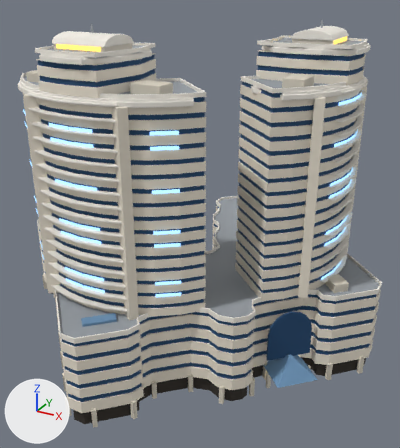
The Blender file artifacts/towers-at-rincon/towers-at-rincon.blend as it was, and as the next commit left it.
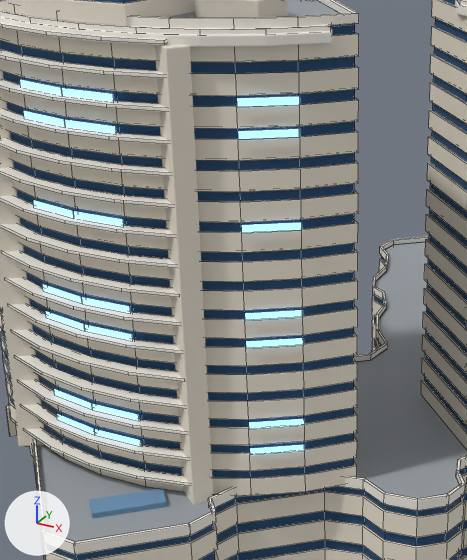
The first picture shows the older version from a 50 mm lens placed at (73.8, -129.9, 97.4), pointed at (4.0, -3.1, 34.0). The close-ups show the older and then the newer version on the part from 10% to 64% of the width and 19% to 77% of the height of that picture. Only the edits that show in the close-ups are written down. Arrows for +X, +Y and +Z are at lower left; the lights stay in place. The close-ups show mesh edges as thin lines.

The older version as bpy lines, for what is in view:
```python
ob_west_glass_13 = bpy.data.objects.new('west_glass_13', me_west_glass_13)
ob_west_glass_13.location = (0.0, 0.0, 0.0)
ob_west_glow_lit_1_0 = bpy.data.objects.new('west_glow_lit_1_0', me_west_glow_lit_1_0)
ob_west_glow_lit_1_0.location = (0.0, 0.0, 0.0)
ob_west_glow_lit_1_1 = bpy.data.objects.new('west_glow_lit_1_1', me_west_glow_lit_1_1)
ob_west_glow_lit_1_1.location = (0.0, 0.0, 0.0)
ob_west_glow_lit_2_0 = bpy.data.objects.new('west_glow_lit_2_0', me_west_glow_lit_2_0)
ob_west_glow_lit_2_0.location = (0.0, 0.0, 0.0)
ob_west_glow_lit_2_1 = bpy.data.objects.new('west_glow_lit_2_1', me_west_glow_lit_2_1)
ob_west_glow_lit_2_1.location = (0.0, 0.0, 0.0)
ob_west_glow_lit_5_0 = bpy.data.objects.new('west_glow_lit_5_0', me_west_glow_lit_5_0)
ob_west_glow_lit_5_0.location = (0.0, 0.0, 0.0)
ob_west_glow_lit_5_1 = bpy.data.objects.new('west_glow_lit_5_1', me_west_glow_lit_5_1)
ob_west_glow_lit_5_1.location = (0.0, 0.0, 0.0)
ob_west_glow_lit_6_0 = bpy.data.objects.new('west_glow_lit_6_0', me_west_glow_lit_6_0)
ob_west_glow_lit_6_0.location = (0.0, 0.0, 0.0)
ob_west_glow_lit_6_1 = bpy.data.objects.new('west_glow_lit_6_1', me_west_glow_lit_6_1)
ob_west_glow_lit_6_1.location = (0.0, 0.0, 0.0)
# also in view: 'east_band_14' at (29.3, 5.4, 70.4); 'west_balc_8' at (-6.4, -41.2, 52.3); 'west_glass_14' at (-6.2, -28.7, 71.9); 'east_band_6' at (29.3, 5.4, 44.8); 'west_glass_10' at (-6.2, -28.7, 59.2)
```
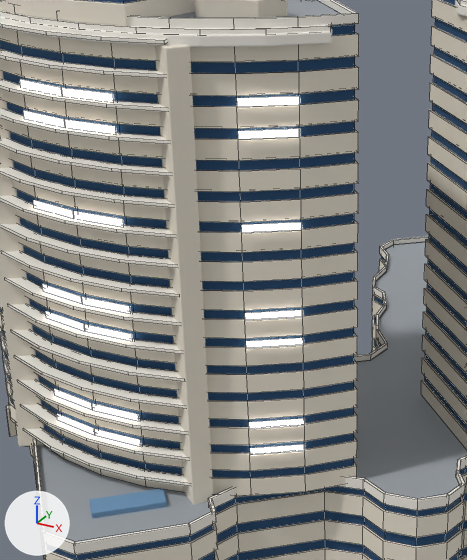
What changed in the scene script:
```text
Change me_west_glow_lit_1_0:
    where me_west_glow_lit_1_0.from_pydata(...)  # 4 vertices, 1 face; spans x 11.03..15.84, y -37.23..-33.63, z 29.92..30.78
    remove me_west_glow_lit_1_0.materials.append(mat_toy_glassl_glow)  # blue #6f95b8, glowing blue #6f95b8
    add me_west_glow_lit_1_0.materials.append(mat_toy_cream_glow)  # white #f2ede3, glowing white #f2ede3
Change me_west_glow_lit_1_1:
    where me_west_glow_lit_1_1.from_pydata(...)  # 8 vertices, 2 faces; spans x -12.39..-0.36, y -42.01..-41.36, z 29.92..30.78
    remove me_west_glow_lit_1_1.materials.append(mat_toy_glassl_glow)  # blue #6f95b8, glowing blue #6f95b8
    add me_west_glow_lit_1_1.materials.append(mat_toy_cream_glow)  # white #f2ede3, glowing white #f2ede3
Change me_west_glow_lit_2_0:
    where me_west_glow_lit_2_0.from_pydata(...)  # 4 vertices, 1 face; spans x 11.03..15.84, y -37.23..-33.63, z 33.12..33.98
    remove me_west_glow_lit_2_0.materials.append(mat_toy_glassl_glow)  # blue #6f95b8, glowing blue #6f95b8
    add me_west_glow_lit_2_0.materials.append(mat_toy_cream_glow)  # white #f2ede3, glowing white #f2ede3
Change me_west_glow_lit_2_1:
    where me_west_glow_lit_2_1.from_pydata(...)  # 8 vertices, 2 faces; spans x -12.39..-0.36, y -42.01..-41.36, z 33.12..33.98
    remove me_west_glow_lit_2_1.materials.append(mat_toy_glassl_glow)  # blue #6f95b8, glowing blue #6f95b8
    add me_west_glow_lit_2_1.materials.append(mat_toy_cream_glow)  # white #f2ede3, glowing white #f2ede3
Change me_west_glow_lit_5_0:
    where me_west_glow_lit_5_0.from_pydata(...)  # 4 vertices, 1 face; spans x 11.03..15.84, y -37.23..-33.63, z 42.72..43.58
    remove me_west_glow_lit_5_0.materials.append(mat_toy_glassl_glow)  # blue #6f95b8, glowing blue #6f95b8
    add me_west_glow_lit_5_0.materials.append(mat_toy_cream_glow)  # white #f2ede3, glowing white #f2ede3
Change me_west_glow_lit_5_1:
    where me_west_glow_lit_5_1.from_pydata(...)  # 8 vertices, 2 faces; spans x -12.39..-0.36, y -42.01..-41.36, z 42.72..43.58
    remove me_west_glow_lit_5_1.materials.append(mat_toy_glassl_glow)  # blue #6f95b8, glowing blue #6f95b8
    add me_west_glow_lit_5_1.materials.append(mat_toy_cream_glow)  # white #f2ede3, glowing white #f2ede3
Change me_west_glow_lit_6_0:
    where me_west_glow_lit_6_0.from_pydata(...)  # 4 vertices, 1 face; spans x 11.03..15.84, y -37.23..-33.63, z 45.92..46.78
    remove me_west_glow_lit_6_0.materials.append(mat_toy_glassl_glow)  # blue #6f95b8, glowing blue #6f95b8
    add me_west_glow_lit_6_0.materials.append(mat_toy_cream_glow)  # white #f2ede3, glowing white #f2ede3
Change me_west_glow_lit_6_1:
    where me_west_glow_lit_6_1.from_pydata(...)  # 8 vertices, 2 faces; spans x -12.39..-0.36, y -42.01..-41.36, z 45.92..46.78
    remove me_west_glow_lit_6_1.materials.append(mat_toy_glassl_glow)  # blue #6f95b8, glowing blue #6f95b8
    add me_west_glow_lit_6_1.materials.append(mat_toy_cream_glow)  # white #f2ede3, glowing white #f2ede3
Change me_west_glow_lit_9_0:
    where me_west_glow_lit_9_0.from_pydata(...)  # 4 vertices, 1 face; spans x 11.03..15.84, y -37.23..-33.63, z 55.52..56.38
    remove me_west_glow_lit_9_0.materials.append(mat_toy_glassl_glow)  # blue #6f95b8, glowing blue #6f95b8
    add me_west_glow_lit_9_0.materials.append(mat_toy_cream_glow)  # white #f2ede3, glowing white #f2ede3
Change me_west_glow_lit_9_1:
    where me_west_glow_lit_9_1.from_pydata(...)  # 8 vertices, 2 faces; spans x -12.39..-0.36, y -42.01..-41.36, z 55.52..56.38
    remove me_west_glow_lit_9_1.materials.append(mat_toy_glassl_glow)  # blue #6f95b8, glowing blue #6f95b8
    add me_west_glow_lit_9_1.materials.append(mat_toy_cream_glow)  # white #f2ede3, glowing white #f2ede3
Change me_west_glow_lit_12_0:
    where me_west_glow_lit_12_0.from_pydata(...)  # 4 vertices, 1 face; spans x 11.03..15.84, y -37.23..-33.63, z 65.12..65.98
    remove me_west_glow_lit_12_0.materials.append(mat_toy_glassl_glow)  # blue #6f95b8, glowing blue #6f95b8
    add me_west_glow_lit_12_0.materials.append(mat_toy_cream_glow)  # white #f2ede3, glowing white #f2ede3
Change me_west_glow_lit_12_1:
    where me_west_glow_lit_12_1.from_pydata(...)  # 8 vertices, 2 faces; spans x -12.39..-0.36, y -42.01..-41.36, z 65.12..65.98
    remove me_west_glow_lit_12_1.materials.append(mat_toy_glassl_glow)  # blue #6f95b8, glowing blue #6f95b8
    add me_west_glow_lit_12_1.materials.append(mat_toy_cream_glow)  # white #f2ede3, glowing white #f2ede3
Change me_west_glow_lit_13_0:
    where me_west_glow_lit_13_0.from_pydata(...)  # 4 vertices, 1 face; spans x 11.03..15.84, y -37.23..-33.63, z 68.32..69.18
    remove me_west_glow_lit_13_0.materials.append(mat_toy_glassl_glow)  # blue #6f95b8, glowing blue #6f95b8
    add me_west_glow_lit_13_0.materials.append(mat_toy_cream_glow)  # white #f2ede3, glowing white #f2ede3
Change me_west_glow_lit_13_1:
    where me_west_glow_lit_13_1.from_pydata(...)  # 8 vertices, 2 faces; spans x -12.39..-0.36, y -42.01..-41.36, z 68.32..69.18
    remove me_west_glow_lit_13_1.materials.append(mat_toy_glassl_glow)  # blue #6f95b8, glowing blue #6f95b8
    add me_west_glow_lit_13_1.materials.append(mat_toy_cream_glow)  # white #f2ede3, glowing white #f2ede3
```

Changed parts and their boxes (x1, y1, x2, y2) in the close-ups (467 x 560 px):
'west_glow_lit_13_1', recoloured (blue to white): (20, 79, 114, 101) in both
'west_glow_lit_12_1', recoloured (blue to white): (23, 110, 116, 134) in both
'west_glow_lit_9_1', recoloured (blue to white): (33, 200, 124, 226) in both
'west_glow_lit_13_0', recoloured (blue to white): (237, 96, 300, 107) in both
'west_glow_lit_6_1', recoloured (blue to white): (42, 284, 130, 313) in both
'west_glow_lit_5_1', recoloured (blue to white): (45, 311, 133, 341) in both
'west_glow_lit_12_0', recoloured (blue to white): (238, 129, 300, 140) in both
'west_glow_lit_2_1', recoloured (blue to white): (54, 389, 139, 420) in both
'west_glow_lit_9_0', recoloured (blue to white): (241, 222, 302, 233) in both
'west_glow_lit_1_1', recoloured (blue to white): (57, 414, 141, 446) in both
'west_glow_lit_6_0', recoloured (blue to white): (245, 310, 303, 321) in both
'west_glow_lit_5_0', recoloured (blue to white): (246, 338, 304, 349) in both
'west_glow_lit_2_0', recoloured (blue to white): (249, 418, 305, 429) in both
'west_glow_lit_1_0', recoloured (blue to white): (250, 444, 305, 455) in both
